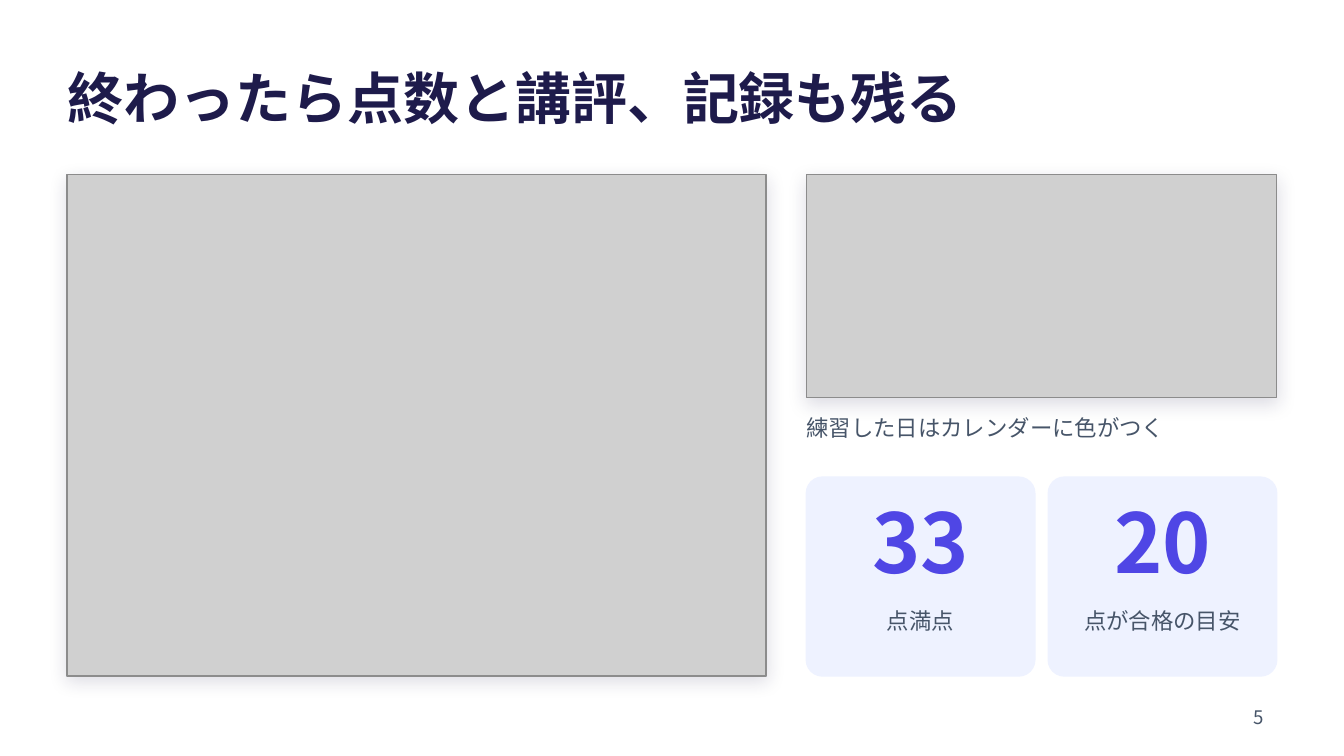
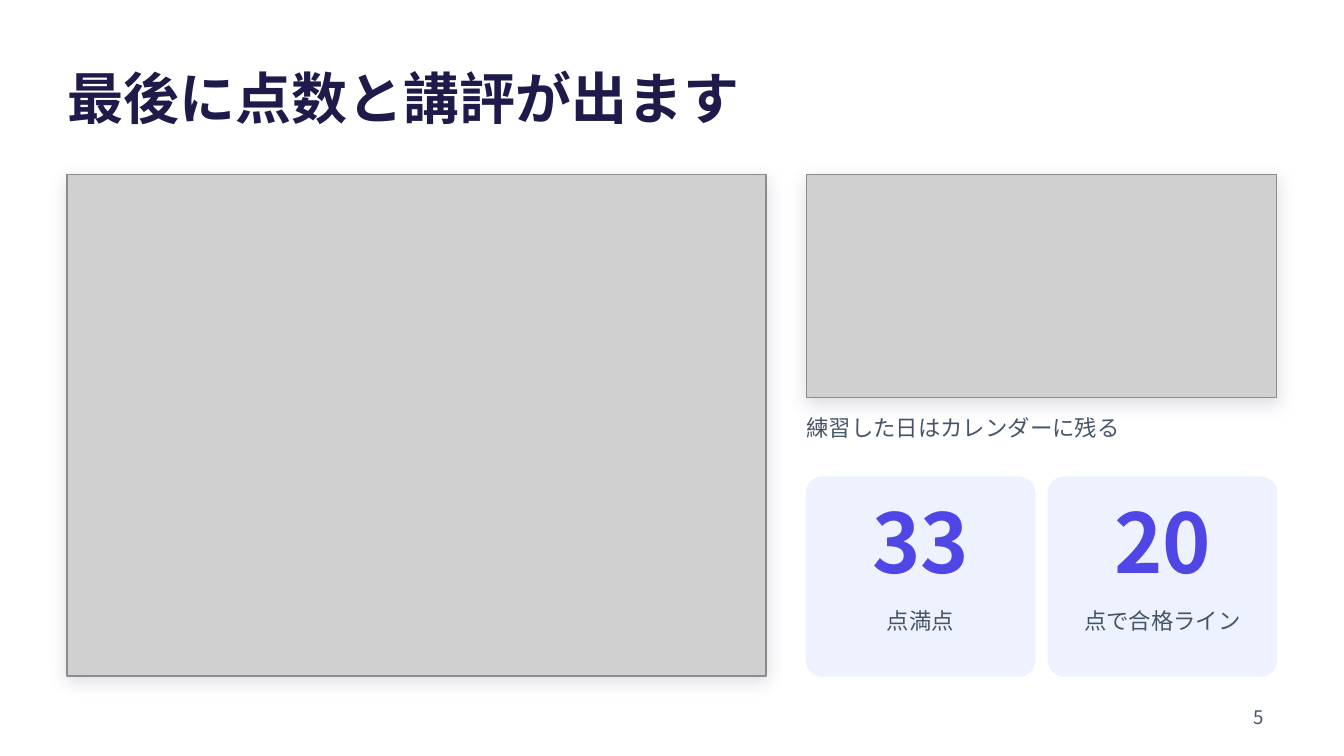
Before and after one commit to ohru131/eiken3r, a slide deck: slide 5 of docs/lt/eiken-interview-lt.pptx. Drawn at 1344x756 pixels with LibreOffice and Linux fonts; fonts in the diff are those of the drawing; grey boxes stand for pictures. Boxes give left, top, right and bottom in pixels: in the first picture for what was removed or moved away, otherwise in the second. Text is boxed around its words. In the diff, an @@ line names an element or a change of style, - is before the commit and + after.

```diff
--- a/docs/lt/eiken-interview-lt.pptx
+++ b/docs/lt/eiken-interview-lt.pptx
@@ title at [67, 70, 739, 124]: text changed @@
-終わったら点数と講評、記録も残る
+最後に点数と講評が出ます
@@ text at [806, 417, 1119, 438]: text changed @@
-練習した日はカレンダーに色がつく
+練習した日はカレンダーに残る
@@ text at [1084, 610, 1241, 631]: text changed @@
-点が合格の目安
+点で合格ライン
```
Also in this commit, not shown: 8 other slides changed.
